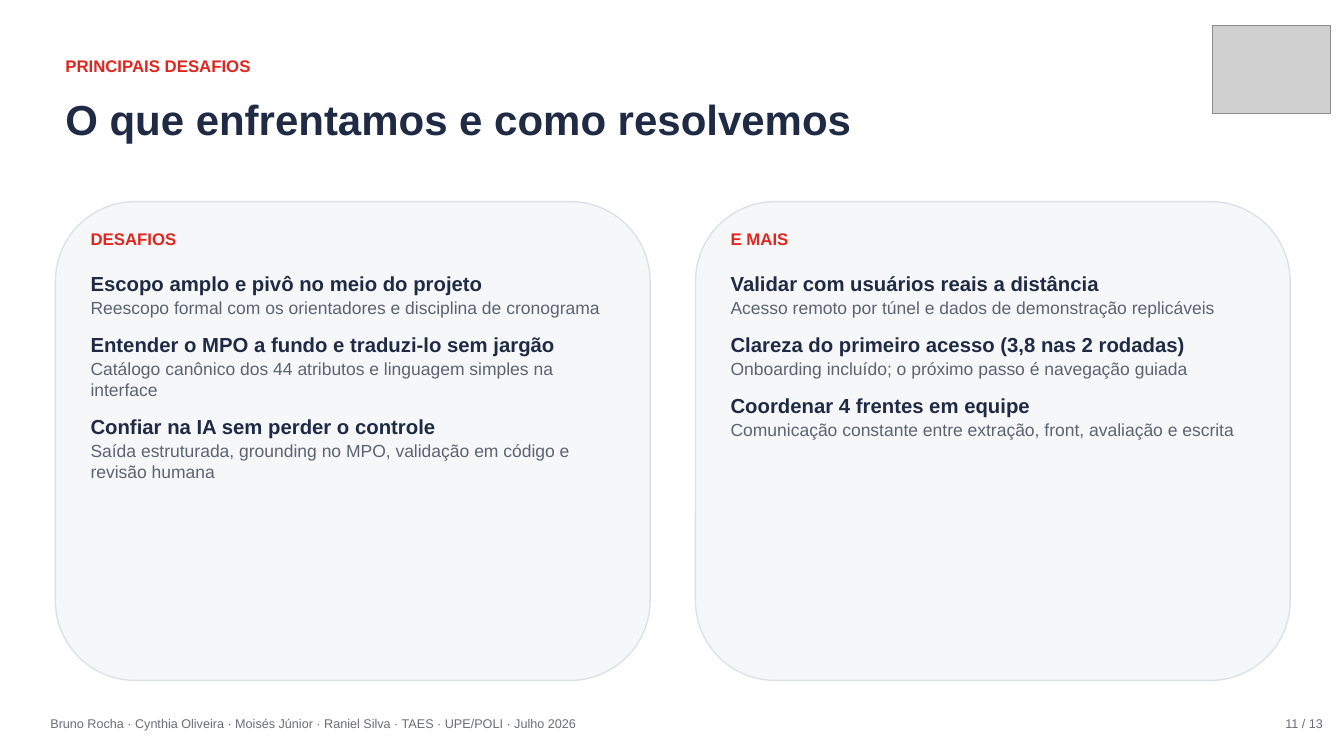
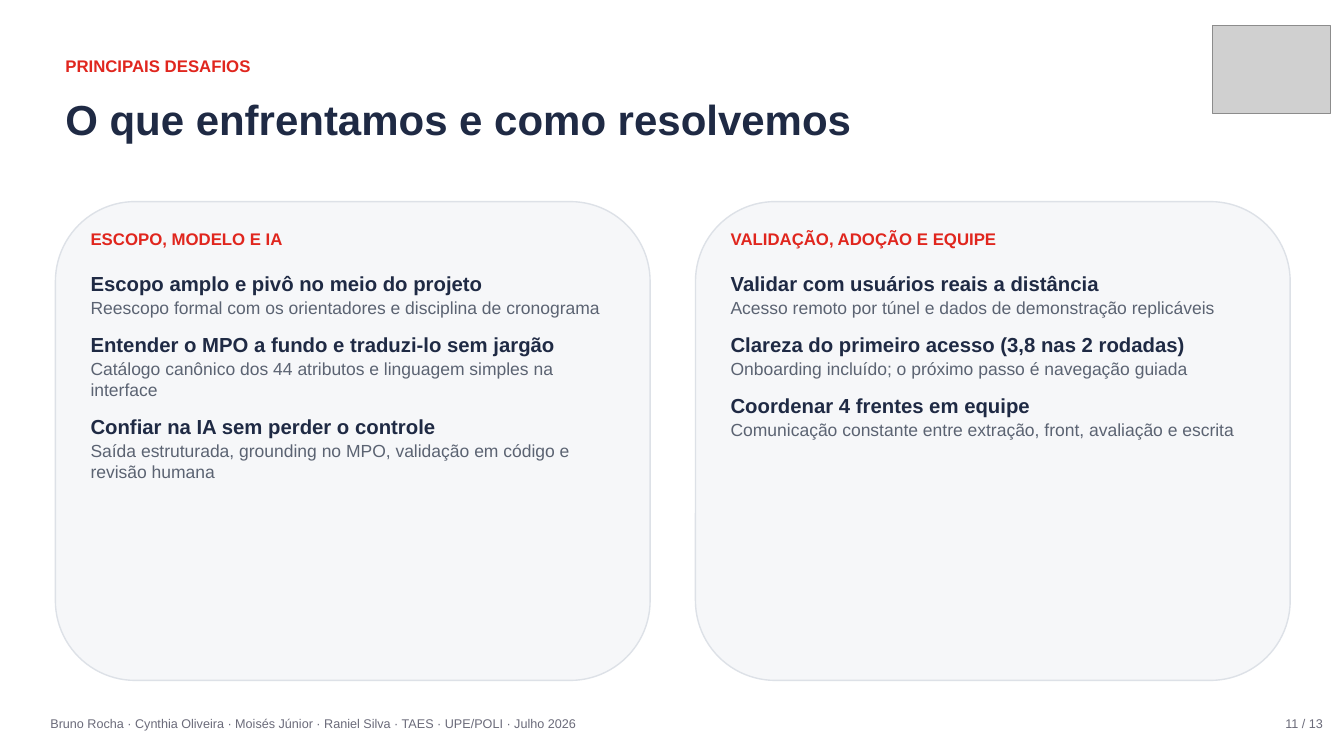
Before and after one commit to raniel90/obione, a slide deck: slide 11 of atividades/apresentacoes/ObiOne_Apresentacao_Final.pptx. Drawn at 1344x756 pixels with LibreOffice and Linux fonts; fonts in the diff are those of the drawing; grey boxes stand for pictures. Boxes give left, top, right and bottom in pixels: in the first picture for what was removed or moved away, otherwise in the second. Text is boxed around its words. In the diff, an @@ line names an element or a change of style, - is before the commit and + after.

```diff
--- a/atividades/apresentacoes/ObiOne_Apresentacao_Final.pptx
+++ b/atividades/apresentacoes/ObiOne_Apresentacao_Final.pptx
@@ text at [91,233,283,248]: text changed @@
-DESAFIOS
+ESCOPO, MODELO E IA
@@ text at [731,231,996,249]: text changed @@
-E MAIS
+VALIDAÇÃO, ADOÇÃO E EQUIPE
```
Also in this commit, not shown: 9 other slides changed, 1 other file.
